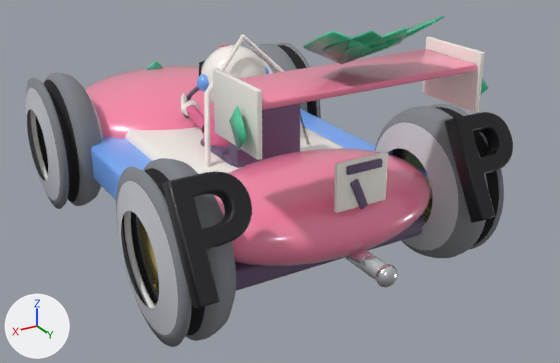
What one commit did to the glTF model src/aaa/kart/models/palm-dart.glb.
One viewpoint serves both versions: a 50 mm lens placed at (1.67, 3.24, 1.8), pointed at (-0.14, 0.22, 0.28). The axes (+X, +Y, +Z) are drawn at lower left. The lights are the same throughout. The first picture is the older version. Where no turn or scale is listed for an object, it has been applied to the vertices. Vertices at exactly the same position are counted once.

Before the edit, the objects in view are built like this:
```python
me_text = bpy.data.meshes.new('Text')
me_text.from_pydata(...)  # 240 vertices, 480 faces; spans x -0.16..0.123, y -0.149..0.124, z -0.185..0.229
me_text.materials.append(mat_sidewallink)  # black #1d1d22
me_text_001 = bpy.data.meshes.new('Text.001')
me_text_001.from_pydata(...)  # 240 vertices, 480 faces; spans x -0.16..0.123, y -0.149..0.124, z -0.185..0.229
me_text_001.materials.append(mat_sidewallink)  # black #1d1d22
me_wingpalm0 = bpy.data.meshes.new('WingPalm0')
me_wingpalm0.from_pydata(...)  # 16 vertices, 28 faces; spans x -0.002..0.237, y -0.003..0.282, z 0.0..0.208
me_wingpalm0.materials.append(mat_palm)  # green #4fd1a0
ob_sidewallmarkrl = bpy.data.objects.new('SidewallMarkRL', me_text)
ob_sidewallmarkrl.location = (-0.64, 1.08, 0.54)
ob_sidewallmarkrr = bpy.data.objects.new('SidewallMarkRR', me_text_001)
ob_sidewallmarkrr.location = (0.64, 1.08, 0.54)
ob_wingpalm0 = bpy.data.objects.new('WingPalm0', me_wingpalm0)
ob_wingpalm0.location = (0.0, 0.9, 1.045)
# also in view: 'WingPalm1' at (0.07, 1.07, 1.15); 'Undertray' at (0.0, 0.02, 0.22); 'SidepodR' at (0.5, 0.02, 0.34); 'Tail' at (0.0, 0.72, 0.4); 'EndplatePalmR' at (0.52, 1.05, 0.93)
```
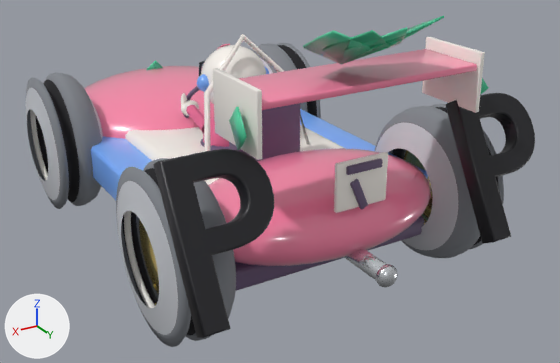
Location of each change, [x1, y1, x2, y2] in pixels of the pictures (560 x 363 px):
'SidewallMarkRR', reshaped, moved (34% wider, 38% taller)
    before: [162, 171, 252, 308]
    after: [153, 149, 274, 338]
'SidewallMarkRL', reshaped, moved (32% wider, 37% taller)
    before: [445, 112, 513, 222]
    after: [445, 93, 535, 244]

Patch to the scene script:
```diff
--- a/src/aaa/kart/models/palm-dart.glb.py
+++ b/src/aaa/kart/models/palm-dart.glb.py
@@ me_text @@
 # used by ob_sidewallmarkrl; location = (-0.64, 1.08, 0.54)
-me_text.from_pydata(...)  # 240 vertices, 480 faces; spans x -0.16..0.123, y -0.149..0.124, z -0.185..0.229
+me_text.from_pydata(...)  # 240 vertices, 480 faces; spans x -0.214..0.163, y -0.189..0.156, z -0.243..0.303
+# me_text part 1: 240 of 240 vertices moved; they spanned x -0.16..0.123, y -0.149..0.124, z -0.185..0.229 and now span x -0.214..0.163, y -0.189..0.156, z -0.243..0.303; mean shift (-0.021, -0.017, 0.031)
 me_text.materials.append(mat_sidewallink)
@@ me_text_001 @@
 # used by ob_sidewallmarkrr; location = (0.64, 1.08, 0.54)
-me_text_001.from_pydata(...)  # 240 vertices, 480 faces; spans x -0.16..0.123, y -0.149..0.124, z -0.185..0.229
+me_text_001.from_pydata(...)  # 240 vertices, 480 faces; spans x -0.214..0.163, y -0.189..0.156, z -0.243..0.303
+# me_text_001 part 2: 240 of 240 vertices moved; they spanned x -0.16..0.123, y -0.149..0.124, z -0.185..0.229 and now span x -0.214..0.163, y -0.189..0.156, z -0.243..0.303; mean shift (-0.021, -0.017, 0.031)
 me_text_001.materials.append(mat_sidewallink)
@@ ob_sidewallmarkrl @@
 ob_sidewallmarkrl = bpy.data.objects.new('SidewallMarkRL', me_text)
-ob_sidewallmarkrl.location = (-0.64, 1.08, 0.54)
+ob_sidewallmarkrl.location = (-0.64, 1.16, 0.56)
@@ ob_sidewallmarkrr @@
 ob_sidewallmarkrr = bpy.data.objects.new('SidewallMarkRR', me_text_001)
-ob_sidewallmarkrr.location = (0.64, 1.08, 0.54)
+ob_sidewallmarkrr.location = (0.64, 1.16, 0.56)
```
